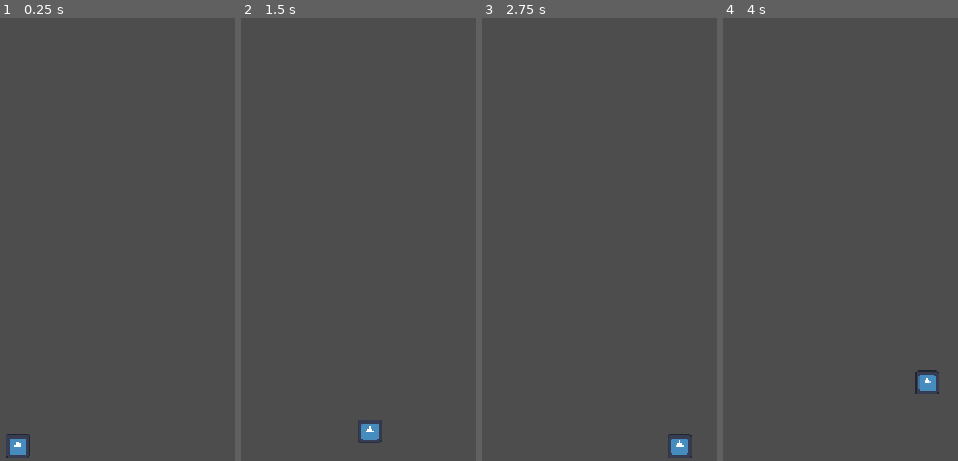
Above: before the commit, frames 1-4 (left to right).
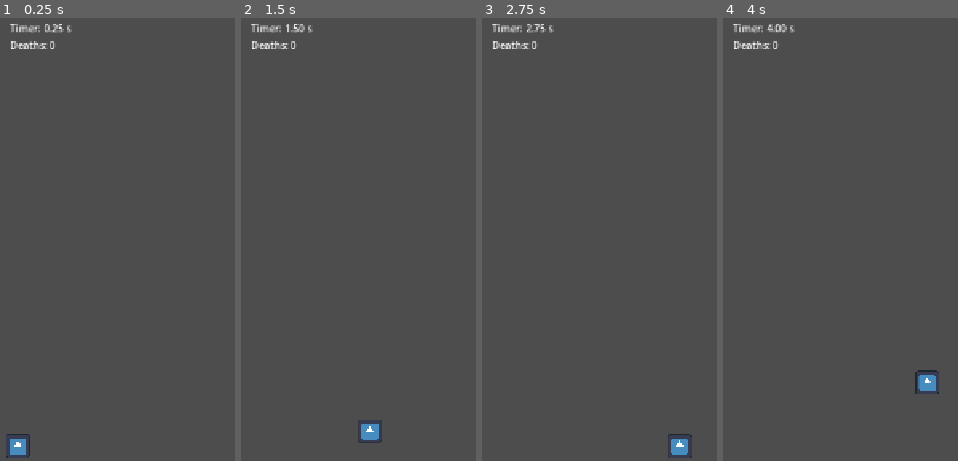
Above: after the commit, the same moments.

Repository: Maxington20/celeste-clone
Game: Godot game, scene res://scenes/levels/level.tscn
Same seed, same stepped clock (60 frames per second), same inputs: the game is played once before the commit and once after it. The project has no main scene, so this scene is started directly. The engine's default icon, where the game draws it, is replaced by a stand-in: a white triangle on a blue panel in a dark square.
Inputs:
- Up to frame 1 (0.25 s): no input
- Up to frame 2 (1.5 s): tap Enter at 0.5 s; hold D (move_right) from 0.53 s (still down); tap Shift (dash) at 0.6, 1.35 s; tap Space (jump) at 0.77 s
- Up to frame 3 (2.75 s): tap Space (jump) at 1.52 s; release D (move_right) at 2.03 s; hold A (move_left) from 2.03 s (still down); tap Shift (dash) at 2.1 s
- Up to frame 4 (4 s): release A (move_left) at 2.78 s; hold D (move_right) from 2.78 s (still down); tap Shift (dash) at 2.85, 3.6 s; tap Space (jump) at 3.02, 3.5, 3.77 s

The runs differ from the first frame. In frame 1, 0.5% of the frame differs, in the area x 4-31%, y 1-7%; in frame 2, 0.5%; in frame 3, 0.5%; in frame 4, 0.5%.

Commit message:
added time and death count labels and hooked them up.

Diff:
--- a/scenes/levels/level.gd
+++ b/scenes/levels/level.gd
@@ -3,13 +3,29 @@
 const GHOST_REPLAY_SCENE := preload("res://scenes/replays/ghost_replay.tscn")
 
 @onready var player: CharacterBody2D = $Player
+@onready var death_count_label: Label = $HUD/MarginContainer/VBoxContainer/DeathLabel
+@onready var time_label: Label = $HUD/MarginContainer/VBoxContainer/TimeLabel
+
+var replay_elapsed_time := 0.0
+var is_replay_active := false
 
 func _ready() -> void:
 	RunHistory.start_run()
 
 
 func _physics_process(delta: float) -> void:
-	RunHistory.record_position(player.global_position)
+
+	if RunHistory.is_run_active:
+		RunHistory.record_position(player.global_position)
+		death_count_label.text =  "Deaths: " + str(RunHistory.level_death_count)
+
+	if is_replay_active:
+		replay_elapsed_time += delta
+		time_label.text = "Timer: " + "%.2f" % replay_elapsed_time + " s"
+
+	else:
+		time_label.text = "Timer: " + "%.2f" % RunHistory.run_elapsed_time + " s"
+
 
 
 func _on_hazard_body_hit_hazard(body: Node2D) -> void:
@@ -20,15 +36,18 @@
 func _on_end_level_door_exit_to_next_level(body: Node2D) -> void:
 	RunHistory.complete_run()
 	player.visible = false
+
+	replay_elapsed_time = 0.0
+	is_replay_active = true
+
 	spawn_ghosts()
-	print("level death count ",RunHistory.level_death_count)
-	print("%.2f" % RunHistory.run_elapsed_time + " seconds")
+
 
 
 func spawn_ghosts() -> void:
 	for run in RunHistory.failed_runs:
 		var ghost = GHOST_REPLAY_SCENE.instantiate()
-		add_child(ghost)
+		$Ghosts.add_child(ghost)
 		ghost.setup(run)
 
 
@@ -36,3 +55,9 @@
 		var ghost = GHOST_REPLAY_SCENE.instantiate()
 		$Ghosts.add_child(ghost)
 		ghost.setup(RunHistory.successful_run, true)
+		ghost.replay_finished.connect(_on_successful_replay_finished)
+
+
+
+func _on_successful_replay_finished() -> void:
+	is_replay_active = false
--- a/scenes/levels/level.tscn
+++ b/scenes/levels/level.tscn
@@ -67,5 +67,24 @@
 [node name="EndLevelDoor" parent="." unique_id=1344880817 instance=ExtResource("4_mbbpy")]
 position = Vector2(131, 519)
 
+[node name="HUD" type="CanvasLayer" parent="." unique_id=436610356]
+
+[node name="MarginContainer" type="MarginContainer" parent="HUD" unique_id=2134112150]
+offset_right = 40.0
+offset_bottom = 40.0
+offset_transform_enabled = true
+offset_transform_position = Vector2(16, 16)
+
+[node name="VBoxContainer" type="VBoxContainer" parent="HUD/MarginContainer" unique_id=793436577]
+layout_mode = 2
+
+[node name="TimeLabel" type="Label" parent="HUD/MarginContainer/VBoxContainer" unique_id=913319933]
+layout_mode = 2
+text = "Time: 0.00 s"
+
+[node name="DeathLabel" type="Label" parent="HUD/MarginContainer/VBoxContainer" unique_id=1207496839]
+layout_mode = 2
+text = "Deaths: 0"
+
 [connection signal="body_hit_hazard" from="Hazards/Hazard" to="." method="_on_hazard_body_hit_hazard"]
 [connection signal="exit_to_next_level" from="EndLevelDoor" to="." method="_on_end_level_door_exit_to_next_level"]
--- a/scenes/replays/ghost_replay.gd
+++ b/scenes/replays/ghost_replay.gd
@@ -1,9 +1,10 @@
 extends Node2D
+
+signal replay_finished
 
 var positions: Array[Vector2] = []
 var frame_index := 0
 var successful := false
-
 
 func setup(run_positions: Array[Vector2], was_successful: bool = false) -> void:
 	positions = run_positions.duplicate()
@@ -14,9 +15,10 @@
 
 	if frame_index >= positions.size():
 
-		if !successful:
+		if successful:
+			replay_finished.emit()
+		else:
 			queue_free()
-
 		return
 
 	global_position = positions[frame_index]
